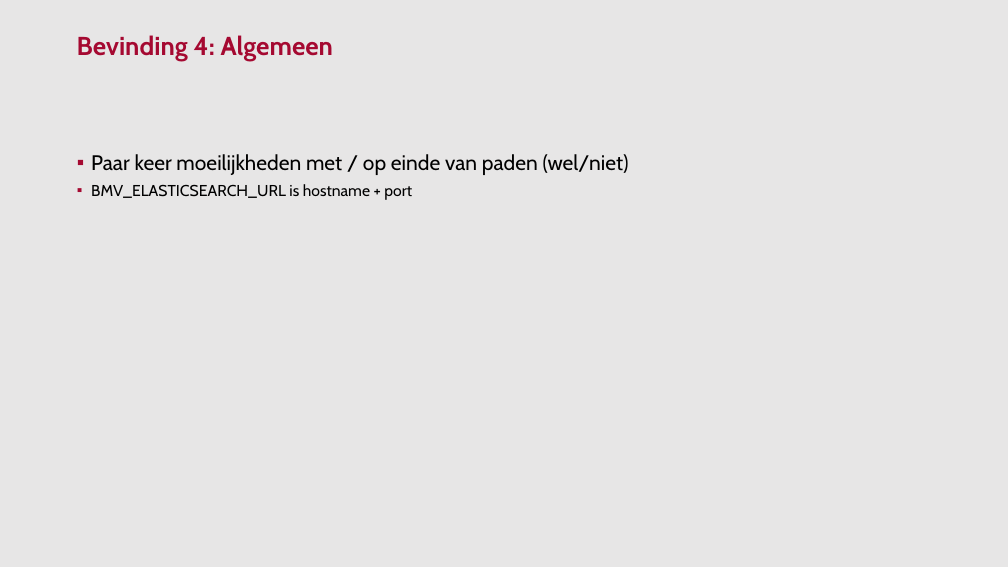
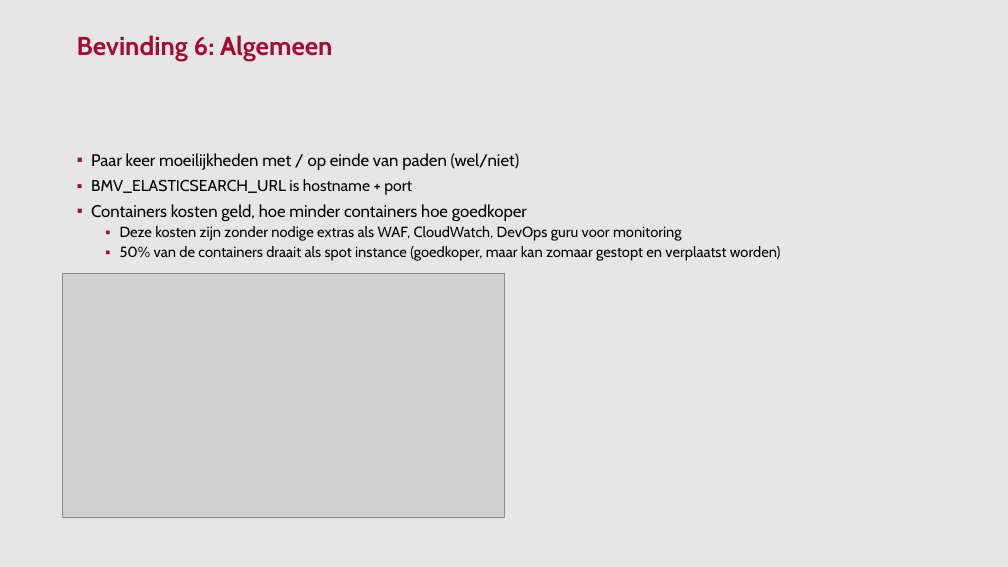
Before and after one commit to GemeenteNijmegen/um-demo, a slide deck: slide 15 of docs/Opzet en bevindingen.pptx. Drawn at 1008x567 pixels with LibreOffice and Linux fonts; fonts in the diff are those of the drawing; grey boxes stand for pictures; background and template pictures are left out. Boxes give left, top, right and bottom in pixels: in the first picture for what was removed or moved away, otherwise in the second. Text is boxed around its words. In the diff, an @@ line names an element or a change of style, - is before the commit and + after.

```diff
--- a/docs/Opzet en bevindingen.pptx
+++ b/docs/Opzet en bevindingen.pptx
@@ text at [77,35,332,61]: text changed @@
-Bevinding 4: Algemeen
+Bevinding 6: Algemeen
@@ text at [91,153,519,170]: size 20 to 16 pt in "Paar keer moeilijkheden met / op einde ..." @@
@@ text at [91,204,781,261]: paragraphs added @@
+▪ Containers kosten geld, hoe minder containers hoe goedkoper
+  ▪ Deze kosten zijn zonder nodige extras als WAF, CloudWatch, DevOps guru voor monitoring
+  ▪ 50% van de containers draait als spot instance (goedkoper, maar kan zomaar gestopt en verplaatst worden)
@@ picture added at [62,273,504,517] @@
```
Also in this commit, not shown: 1 other slide changed, 3 other files.
